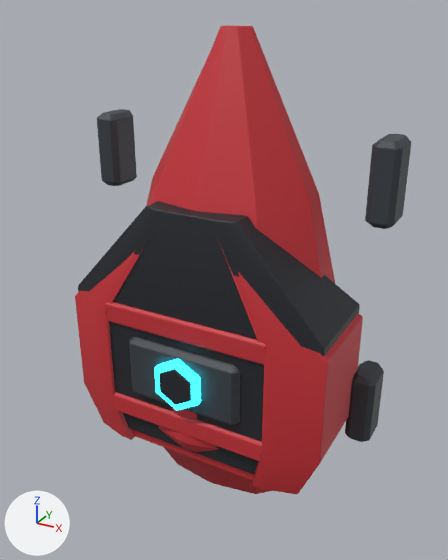
An edit to the FBX model Assets/Resources/ClamshellMeshes/CalfBack_Set10_Aegis.fbx, drawn before and after from the same camera.
Rendered twice from a 50 mm lens placed at (0.425, -0.815, 0.388), pointed at (0.035, -0.108, 0.034). The lights are fixed; the arrows at lower left show +X, +Y and +Z. The older version comes first. Where no turn or scale is listed for an object, it has been applied to the vertices. Vertices at exactly the same position are counted once.

The first picture shows 'CalfBack_Set10_Aegis'.
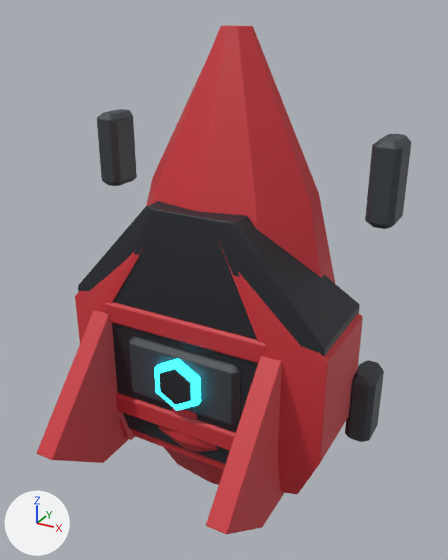
Location of each change, (x1, y1, x2, y2) in pixels of the pictures (448 x 560 px):
```json
{"object": "CalfBack_Set10_Aegis", "change": "reshaped", "before": [75, 25, 411, 494], "after": [37, 25, 411, 534], "on screen": "11% wider, 9% taller"}
{"part": 1, "of": "me_calfback_set10_aegis_001", "change": "added", "after": [37, 309, 129, 463], "on screen": "red"}
{"part": 2, "of": "me_calfback_set10_aegis_001", "change": "added", "after": [206, 356, 284, 534], "on screen": "red"}
```

Scene script edits in JSON lines:
```json
{"block": "me_calfback_set10_aegis_001", "where": "# used by ob_calfback_set10_aegis; location = (0.0, 0.0, 0.0)"}
{"op": "remove", "block": "me_calfback_set10_aegis_001", "code": "me_calfback_set10_aegis_001.from_pydata(...)  # 2230 vertices, 2160 faces; spans x -0.245..0.245, y -0.19..0.03, z -0.365..0.365"}
{"op": "add", "block": "me_calfback_set10_aegis_001", "code": "me_calfback_set10_aegis_001.from_pydata(...)  # 2382 vertices, 2308 faces; spans x -0.245..0.245, y -0.318..0.03, z -0.365..0.365"}
{"block": "me_calfback_set10_aegis_001", "change": "me_calfback_set10_aegis_001 part 1: a new loose piece of 76 vertices spanning x -0.155..-0.125, y -0.318..-0.11, z -0.277..0.015, in mat_shell (red #c83038)"}
{"block": "me_calfback_set10_aegis_001", "change": "me_calfback_set10_aegis_001 part 2: a new loose piece of 76 vertices spanning x 0.125..0.155, y -0.318..-0.11, z -0.277..0.015, in mat_shell (red #c83038)"}
```
